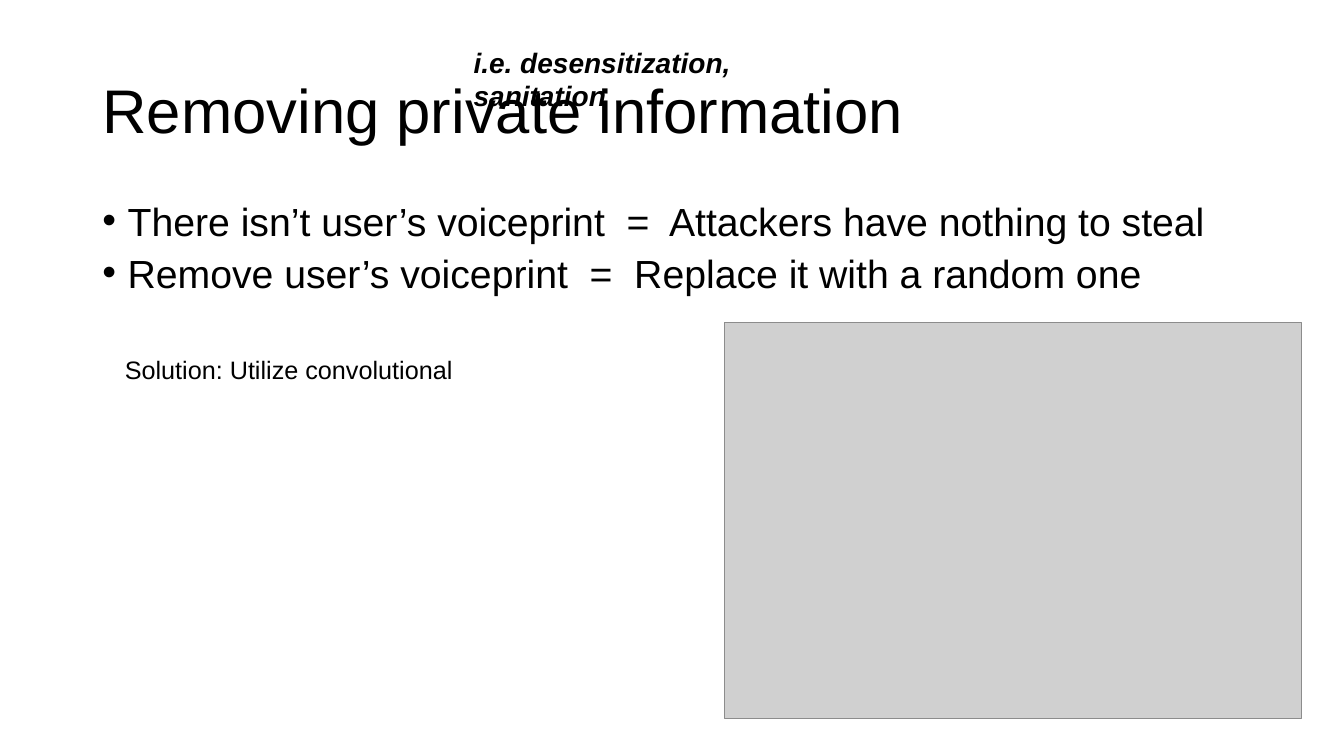
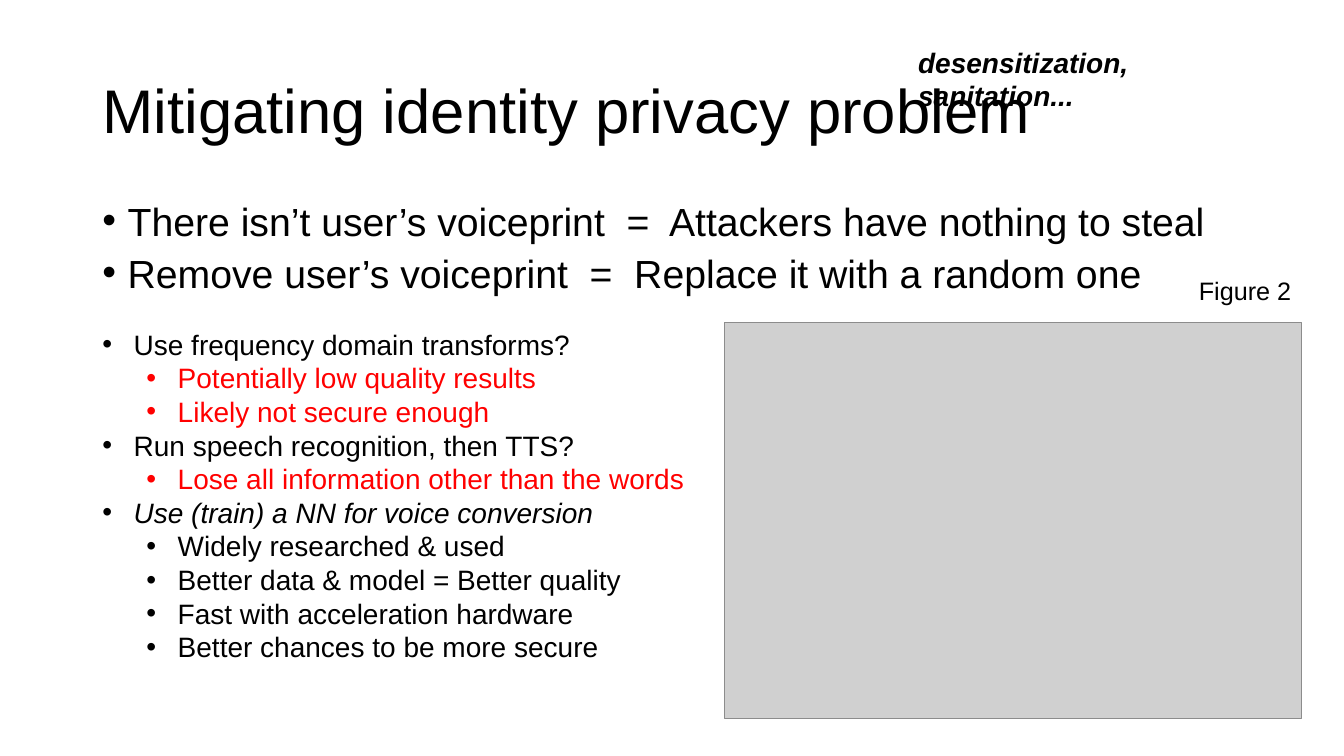
Before and after one commit to aurantiaco-sucus/sgvc_adv_conf, a slide deck: slide 6 of pres.pptx. Drawn at 1344x756 pixels with LibreOffice and Linux fonts; fonts in the diff are those of the drawing; grey boxes stand for pictures. Boxes give left, top, right and bottom in pixels: in the first picture for what was removed or moved away, otherwise in the second. Text is boxed around its words. In the diff, an @@ line names an element or a change of style, - is before the commit and + after.

Commit message:
23.9.30-1

```diff
--- a/pres.pptx
+++ b/pres.pptx
@@ text at [918, 52, 1128, 112]: text changed @@
-i.e. desensitization, sanitation
+desensitization, sanitation...
@@ title at [102, 85, 1029, 145]: text changed @@
-Removing private information
+Mitigating identity privacy problem
@@ text added at [1199, 281, 1291, 306], 18 pt, text #000000 @@
+Figure 2
@@ text added at [134, 334, 684, 658], 20 pt, text #000000 @@
+• Use frequency domain transforms?
+  • Potentially low quality results
+  • Likely not secure enough
+• Run speech recognition, then TTS?
+  • Lose all information other than the words
+• Use (train) a NN for voice conversion
+  • Widely researched & used
+  • Better data & model = Better quality
+  • Fast with acceleration hardware
+  • Better chances to be more secure
@@ text removed at [125, 360, 452, 380] @@
-Solution: Utilize convolutional
```
Also in this commit, not shown: 3 other slides changed, 15 slides added.
